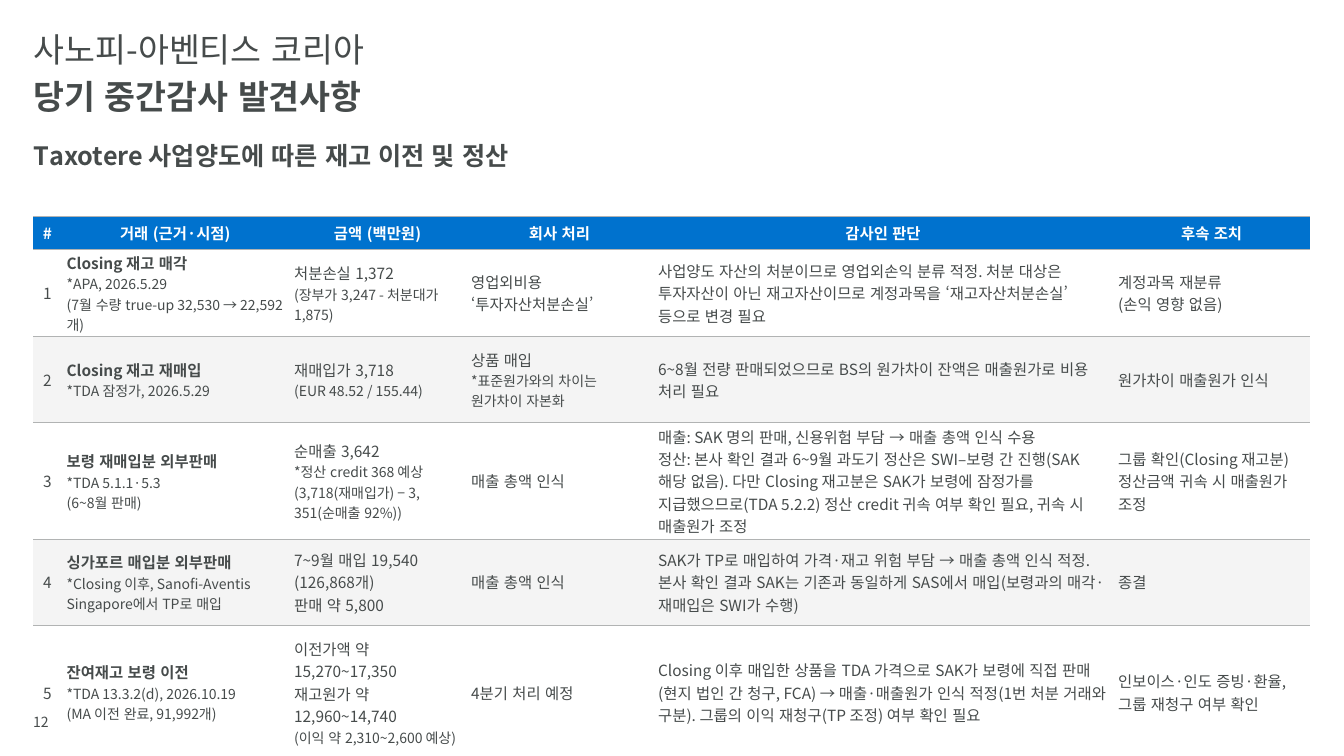
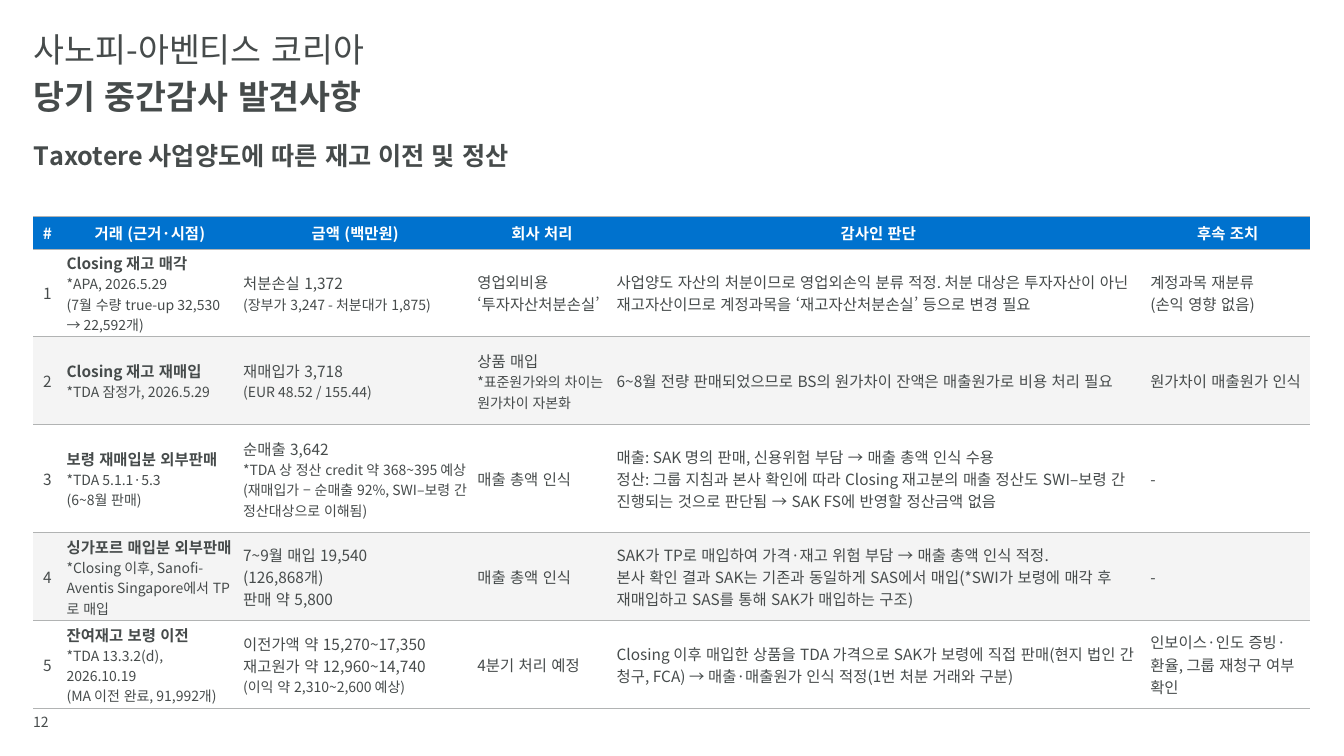
Before and after one commit to hansesle-maker/code, a slide deck: slide 12 of deliverables/SAK_FY2026_Interim_Closing_KO.pptx. Drawn at 1344x756 pixels with LibreOffice and Linux fonts; fonts in the diff are those of the drawing; background and template pictures are left out. Boxes give left, top, right and bottom in pixels: in the first picture for what was removed or moved away, otherwise in the second. Text is boxed around its words. In the diff, an @@ line names an element or a change of style, - is before the commit and + after.

```diff
--- a/deliverables/SAK_FY2026_Interim_Closing_KO.pptx
+++ b/deliverables/SAK_FY2026_Interim_Closing_KO.pptx
@@ table at <box>33,217,1310,708</box> @@
-row 4: 3 | 보령 재매입분 외부판매 / *TDA 5.1.1·5.3 / (6~8월 판매) | 순매출 3,642 / *정산 credit 368 예상(3,718(재매입가) − 3,351(순매출 92%)) | 매출 총액 인식 | 매출: SAK 명의 판매, 신용위험 부담 → 매출 총액 인식 수용 / 정산: 본사 확인 결과 6~9월 과도기 정산은 SWI–보령 간 진행(SAK 해당 없음). 다만 Closing 재고분은 SAK가 보령에 잠정가를 지급했으므로(TDA 5.2.2) 정산 credit 귀속 여부 확인 필요, 귀속 시 매출원가 조정 | 그룹 확인(Closing 재고분) / 정산금액 귀속 시 매출원가 조정
+row 4: 3 | 보령 재매입분 외부판매 / *TDA 5.1.1·5.3 / (6~8월 판매) | 순매출 3,642 / *TDA 상 정산 credit 약 368~395 예상 / (재매입가 − 순매출 92%, SWI–보령 간 정산대상으로 이해됨) | 매출 총액 인식 | 매출: SAK 명의 판매, 신용위험 부담 → 매출 총액 인식 수용 / 정산: 그룹 지침과 본사 확인에 따라 Closing 재고분의 매출 정산도 SWI–보령 간 진행되는 것으로 판단됨 → SAK FS에 반영할 정산금액 없음 | -
-row 5, column 5: SAK가 TP로 매입하여 가격·재고 위험 부담 → 매출 총액 인식 적정. 본사 확인 결과 SAK는 기존과 동일하게 SAS에서 매입(보령과의 매각·재매입은 SWI가 수행)
+row 5, column 5: SAK가 TP로 매입하여 가격·재고 위험 부담 → 매출 총액 인식 적정. / 본사 확인 결과 SAK는 기존과 동일하게 SAS에서 매입(*SWI가 보령에 매각 후 재매입하고 SAS를 통해 SAK가 매입하는 구조)
-row 5, column 6: 종결
+row 5, column 6: -
-row 6, column 5: Closing 이후 매입한 상품을 TDA 가격으로 SAK가 보령에 직접 판매(현지 법인 간 청구, FCA) → 매출·매출원가 인식 적정(1번 처분 거래와 구분). 그룹의 이익 재청구(TP 조정) 여부 확인 필요
+row 6, column 5: Closing 이후 매입한 상품을 TDA 가격으로 SAK가 보령에 직접 판매(현지 법인 간 청구, FCA) → 매출·매출원가 인식 적정(1번 처분 거래와 구분)
```
Also in this commit, not shown: 6 other slides changed, 1 other file.
